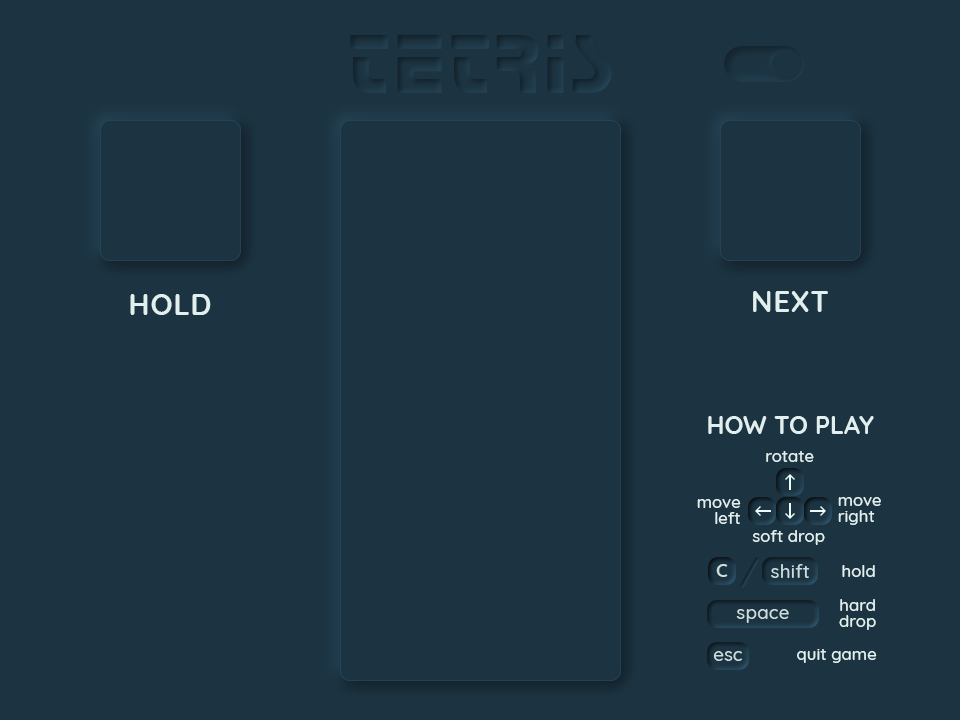
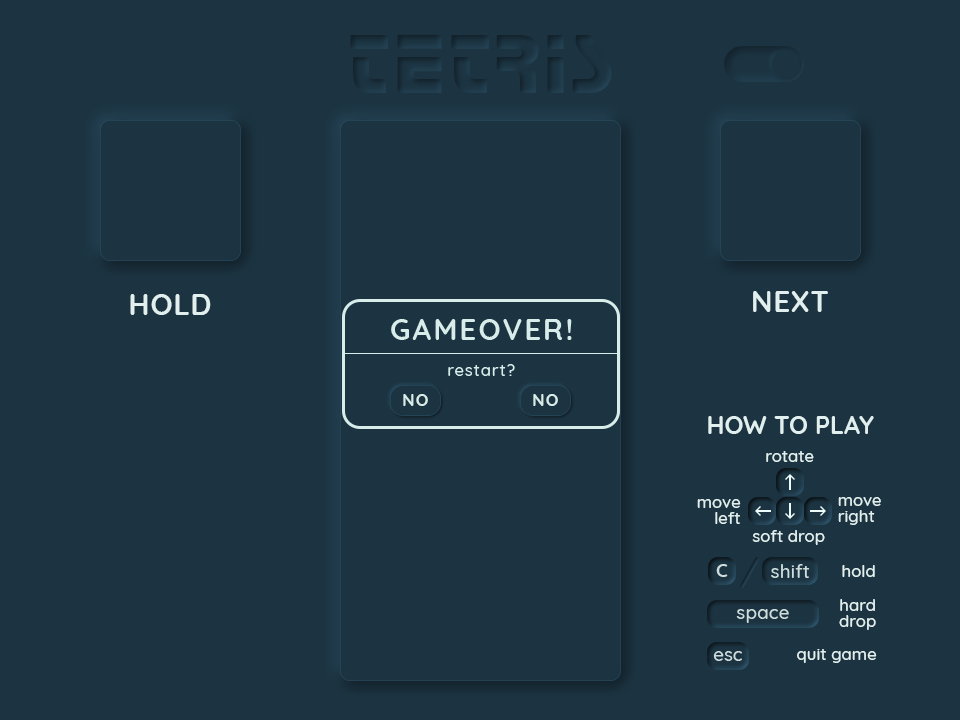
Layered file, before and after one edit (960x720). Changes by layer:
added layer "no" (1st of 2) above "1" over [533, 394, 558, 406]
added layer "1" (1st of 2) above "no" over [520, 385, 571, 416]
added layer "no" (2nd of 2) above "1" over [403, 394, 428, 406]
added layer "1" (2nd of 2) above "Layer 3" over [390, 385, 441, 416]
added layer "gameover_dark" (1st of 2) above "gameover_dark" over [342, 299, 620, 429]
